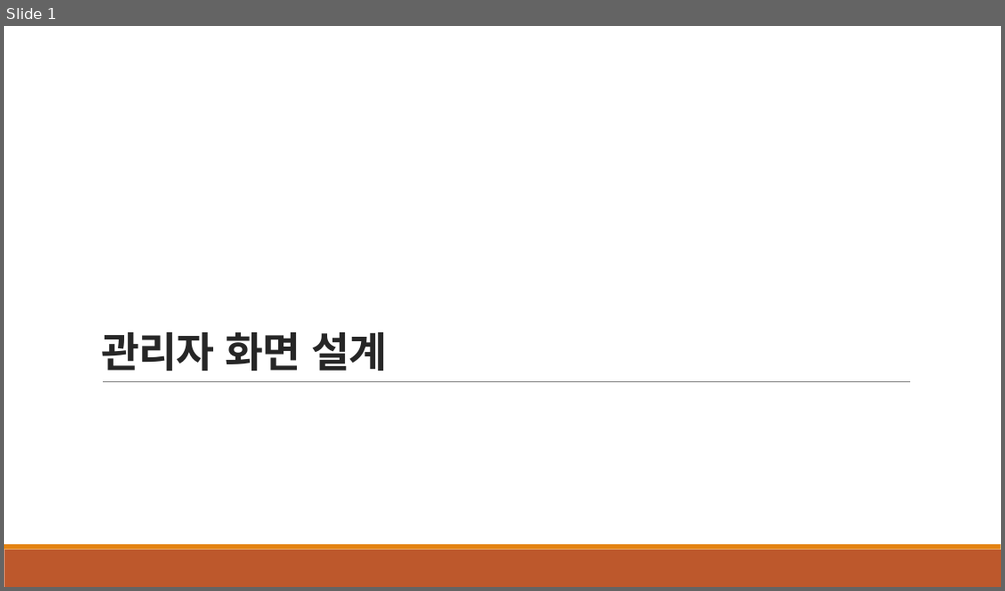
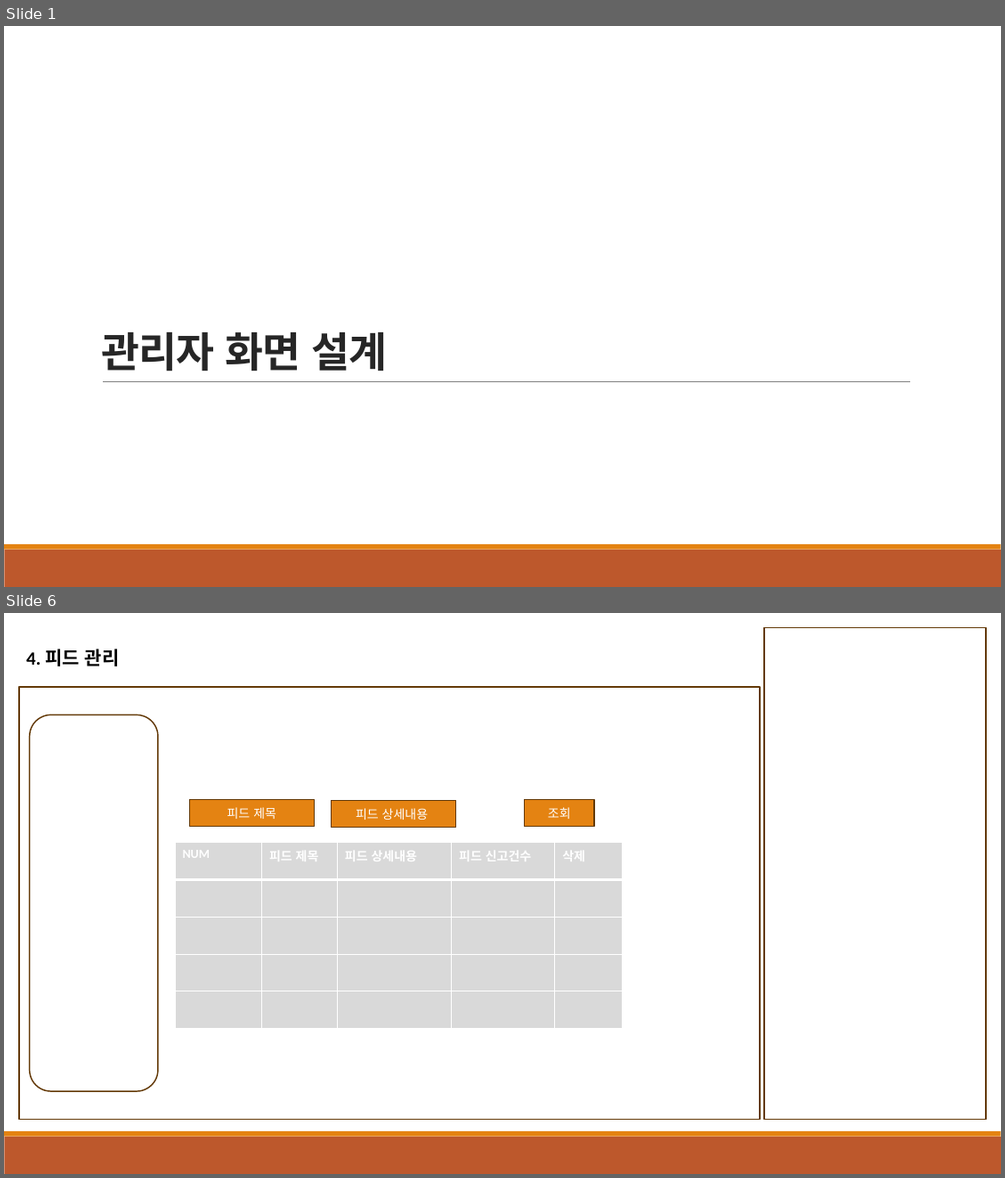
Before and after one commit to msj-0709/hush-project, a slide deck: 화면 설계.pptx. Shown one above the other, each under a label of ours: slide 1 before the commit, slides 1 and 6 after it; the slides between them are not shown. The pictures are 1005x591 and 1005x1178 pixels, drawn with LibreOffice and Linux fonts; fonts in the diff are those of the drawing. Boxes give left, top, right and bottom in pixels: in the first picture for what was removed or moved away, otherwise in the second. Text is boxed around its words. In the diff, an @@ line names an element or a change of style, - is before the commit and + after.

Commit message:
관리자 화면 프로젝트 생성

```diff
--- a/화면 설계.pptx
+++ b/화면 설계.pptx
@@ slide 6 added at <box>4,613,1001,1174</box>, background #FFFFFF; not listed: 2 template elements that a slide beside it also shows @@
@@ rectangle added at <box>764,628,986,1119</box>, outline #643908 1.25 pt @@
@@ text added at <box>26,649,120,666</box>, 18 pt, text #000000, bold @@
+4. 피드 관리
@@ rectangle added at <box>19,687,760,1119</box>, outline #643908 1.25 pt @@
@@ rounded rectangle added at <box>30,714,158,1091</box>, outline #643908 1.25 pt @@
@@ rectangle added at <box>189,799,315,826</box>, fill #E48312, outline #643908 1.25 pt, 12 pt, text #FFFFFF @@
+피드 제목
@@ rectangle added at <box>525,799,595,826</box>, fill #E48312, outline #643908 1.25 pt, 12 pt, text #FFFFFF @@
+조회
@@ rectangle added at <box>332,801,456,827</box>, fill #E48312, outline #643908 1.25 pt, 12 pt, text #FFFFFF @@
+피드 상세내용
@@ table added at <box>175,843,623,1029</box>, 5 rows, 5 columns @@
+NUM | 피드 제목 | 피드 상세내용 | 피드 신고건수 | 삭제
+ |  |  |  | 
+ |  |  |  | 
+ |  |  |  | 
+ |  |  |  | 
```
Also in this commit, not shown: 3 slides changed, 6 other slides added, 1 slide removed, 18 other files.
